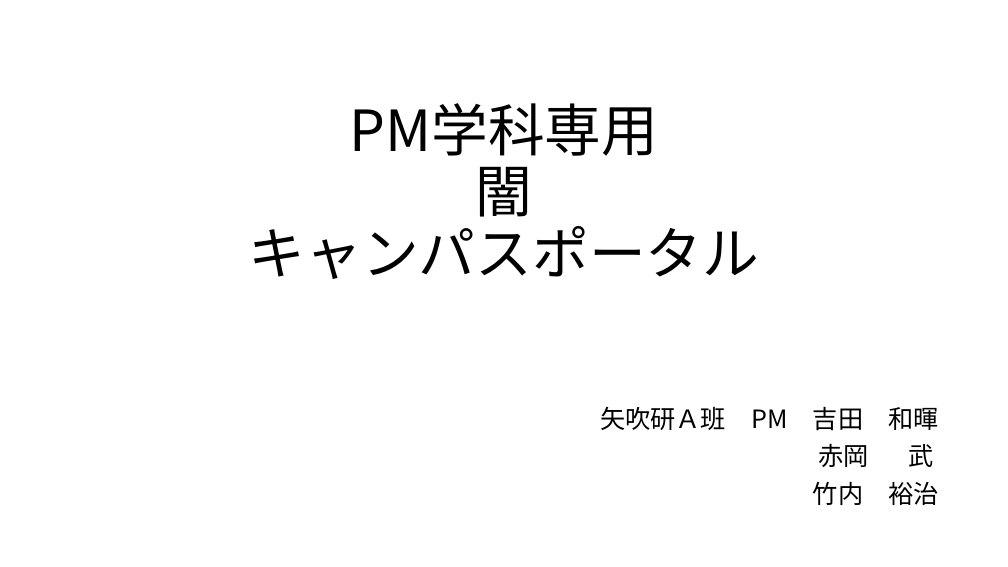
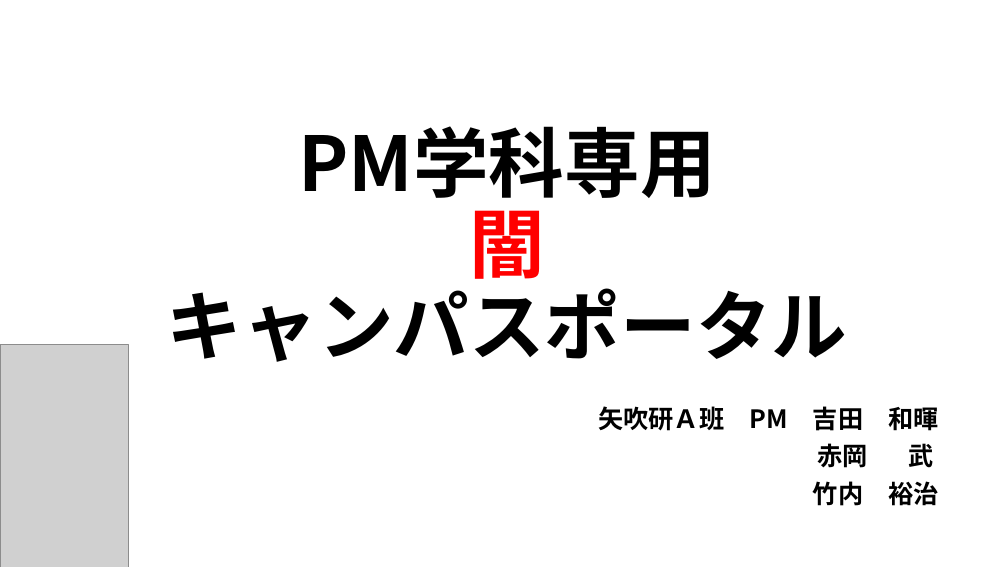
Before and after one commit to kazukiyoshida96/PM-, a slide deck: slide 1 of ＰＭ学科専用2.pptx. Drawn at 1008x567 pixels with LibreOffice and Linux fonts; fonts in the diff are those of the drawing; grey boxes stand for pictures. Boxes give left, top, right and bottom in pixels: in the first picture for what was removed or moved away, otherwise in the second. Text is boxed around its words. In the diff, an @@ line names an element or a change of style, - is before the commit and + after.

```diff
--- a/ＰＭ学科専用2.pptx
+++ b/ＰＭ学科専用2.pptx
@@ title "PM学科専用 闇 キャンパスポータル": place and size @@
-title "PM学科専用 闇 キャンパスポータル" at [249,103,759,279]
+title "PM学科専用 闇 キャンパスポータル" at [167,195,847,362]
@@ title "PM学科専用 闇 キャンパスポータル" at [167,195,847,362]: size 54 to 72 pt, bold on; text colour #000000 to #FF0000 in "闇" @@
@@ picture added at [0,345,129,567] @@
@@ subtitle "矢吹研Ａ班 PM 吉田 和暉" at [598,406,939,506]: bold on @@
```
Also in this commit, not shown: 16 other slides changed.
